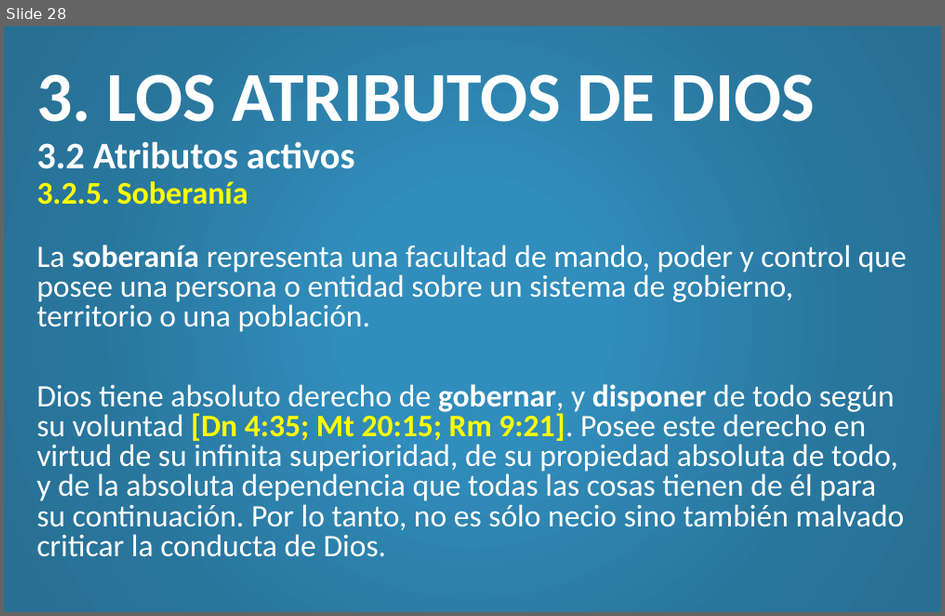
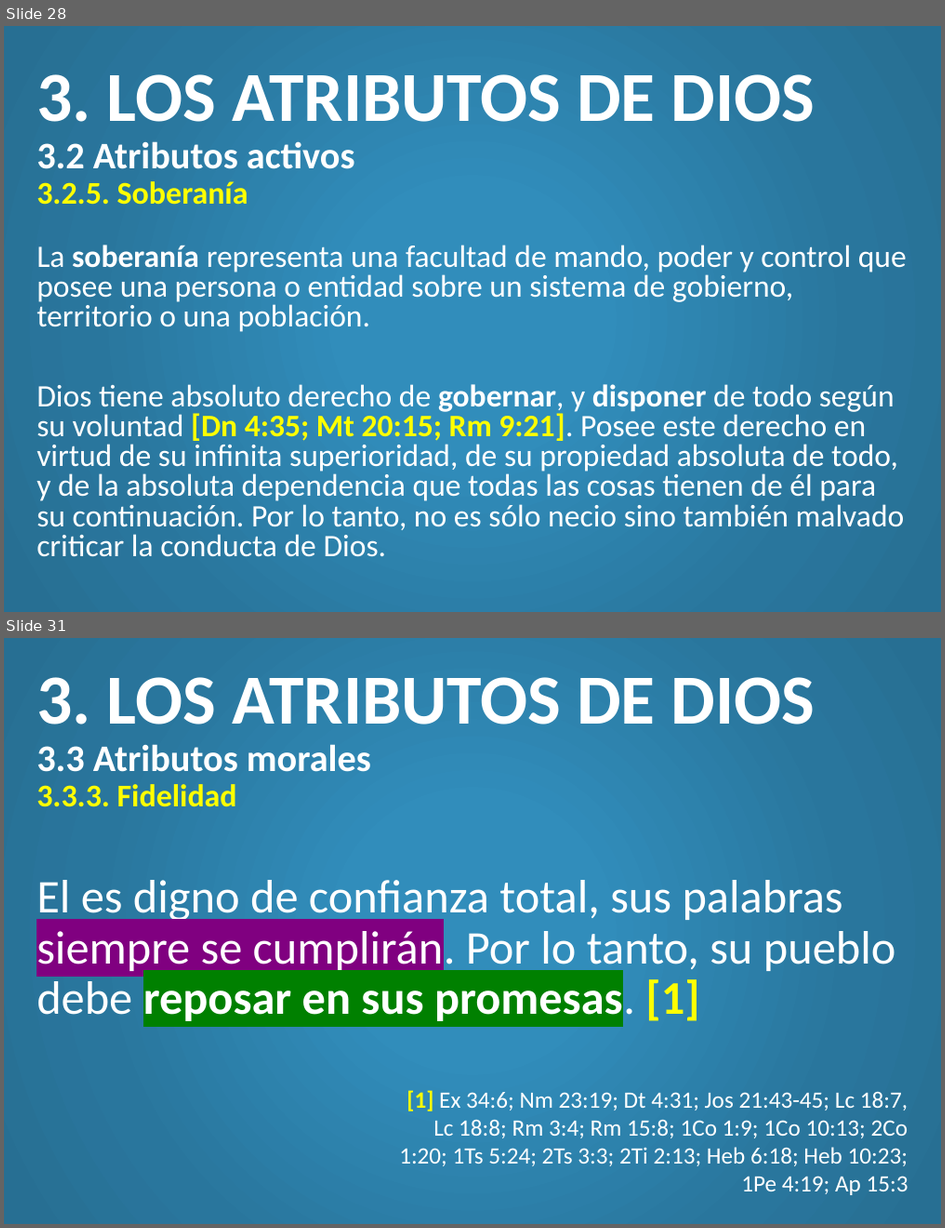
Before and after one commit to CreyTuning/documents, a slide deck: slideshow/Teologia Sistematica y Biblica - Myer Pearlman/Clases/4. Dios.pptx. Shown one above the other, each under a label of ours: slide 28 before the commit, slides 28 and 31 after it; the slides between them are not shown. The pictures are 945x616 and 945x1228 pixels, drawn with LibreOffice and Linux fonts; fonts in the diff are those of the drawing. Boxes give left, top, right and bottom in pixels: in the first picture for what was removed or moved away, otherwise in the second. Text is boxed around its words. In the diff, an @@ line names an element or a change of style, - is before the commit and + after.

Commit message:
atributos morales

```diff
--- a/slideshow/Teologia Sistematica y Biblica - Myer Pearlman/Clases/4. Dios.pptx
+++ b/slideshow/Teologia Sistematica y Biblica - Myer Pearlman/Clases/4. Dios.pptx
@@ slide 31 added at (4,638,941,1224), background gradient #318DBB to #29769D to #276F93 @@
@@ title added at (37,677,816,807), 54 pt, text #FFFFFF, bold @@
+3. LOS ATRIBUTOS DE DIOS
+3.3 Atributos morales
+3.3.3. Fidelidad
@@ text added at (37,880,897,1025), 36 pt, text #FFFFFF @@
+El es digno de confianza total, sus palabras siempre se cumplirán. Por lo tanto, su pueblo debe reposar en sus promesas. [1]
@@ text added at (399,1090,909,1195), 18 pt, text #FFFFFF @@
+[1] Ex 34:6; Nm 23:19; Dt 4:31; Jos 21:43-45; Lc 18:7, Lc 18:8; Rm 3:4; Rm 15:8; 1Co 1:9; 1Co 10:13; 2Co 1:20; 1Ts 5:24; 2Ts 3:3; 2Ti 2:13; Heb 6:18; Heb 10:23; 1Pe 4:19; Ap 15:3
```
Also in this commit, not shown: 3 other slides added, 1 other file.
